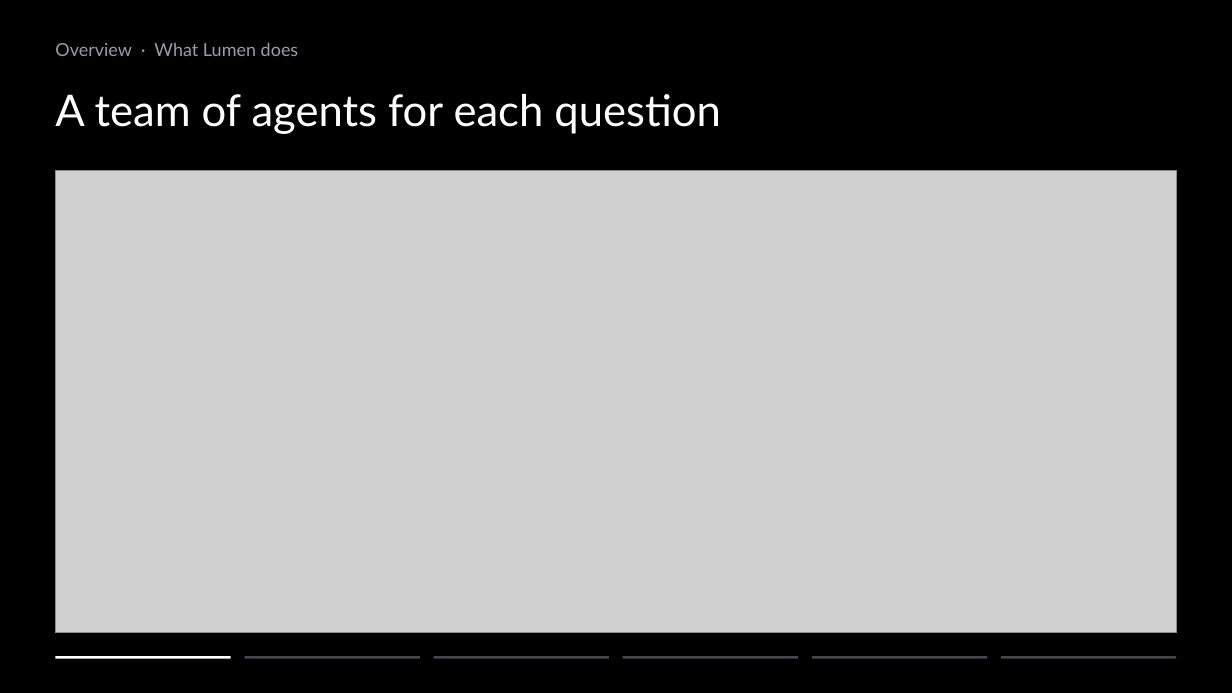
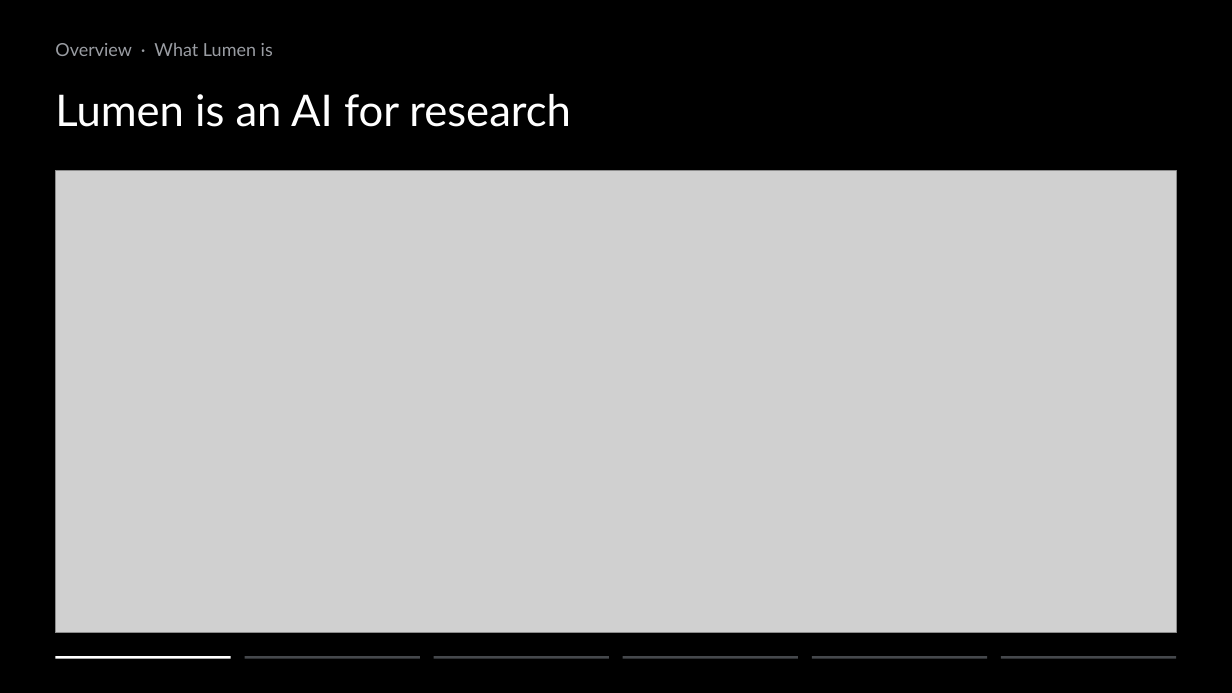
Before and after one commit to ziyangliu-666/lumen-next, a slide deck: slide 2 of docs/platform/slides/out/Team15-Lumen-Platform.pptx (slide 3 before the commit). Drawn at 1232x693 pixels with LibreOffice and Linux fonts; fonts in the diff are those of the drawing; grey boxes stand for pictures. Boxes give left, top, right and bottom in pixels: in the first picture for what was removed or moved away, otherwise in the second. Text is boxed around its words. In the diff, an @@ line names an element or a change of style, - is before the commit and + after.

```diff
--- a/docs/platform/slides/out/Team15-Lumen-Platform.pptx
+++ b/docs/platform/slides/out/Team15-Lumen-Platform.pptx
@@ text at [55,43,273,56]: text changed @@
-Overview · What Lumen does
+Overview · What Lumen is
@@ text at [55,94,571,127]: text changed @@
-A team of agents for each question
+Lumen is an AI for research
```
Also in this commit, not shown: 13 other slides changed, 1 slide added, 14 slides removed, 11 other files.
